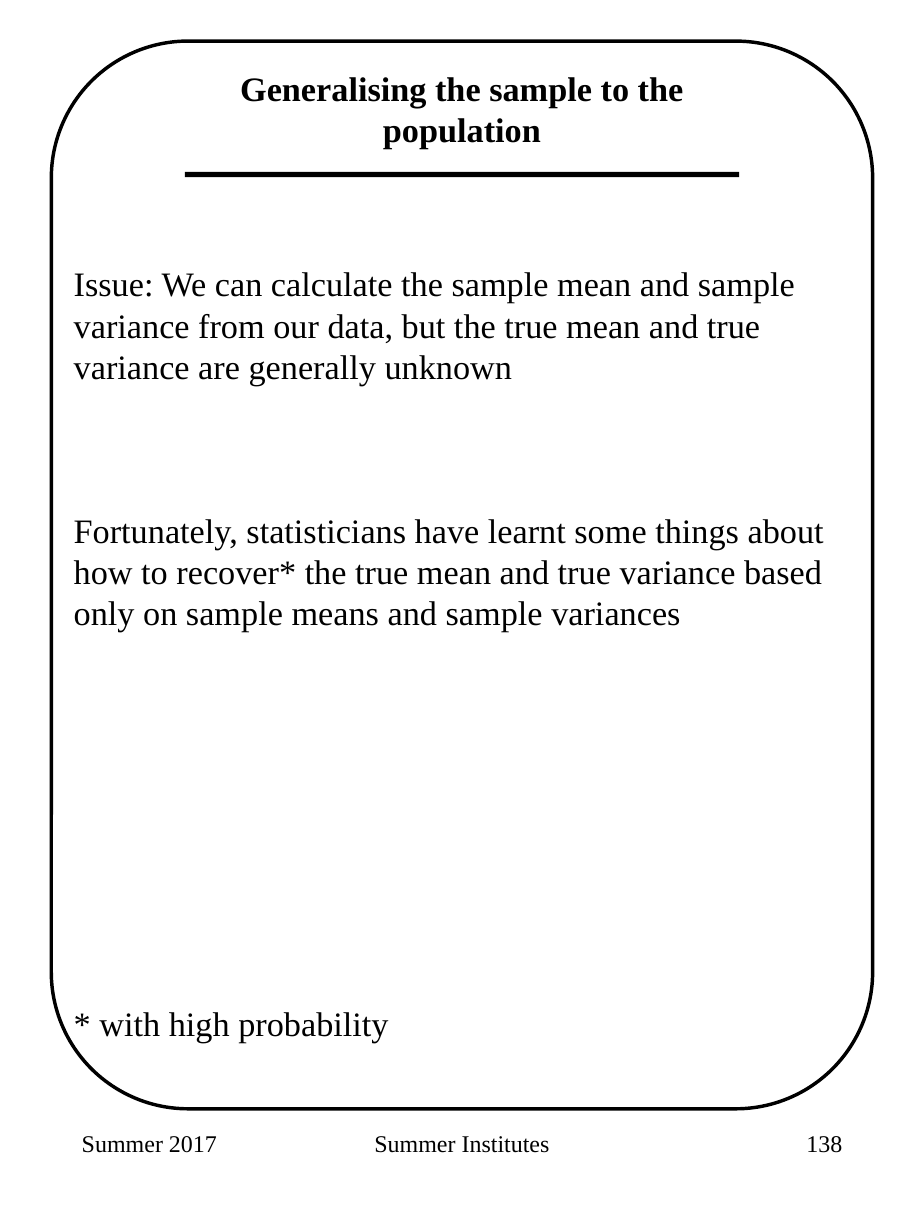
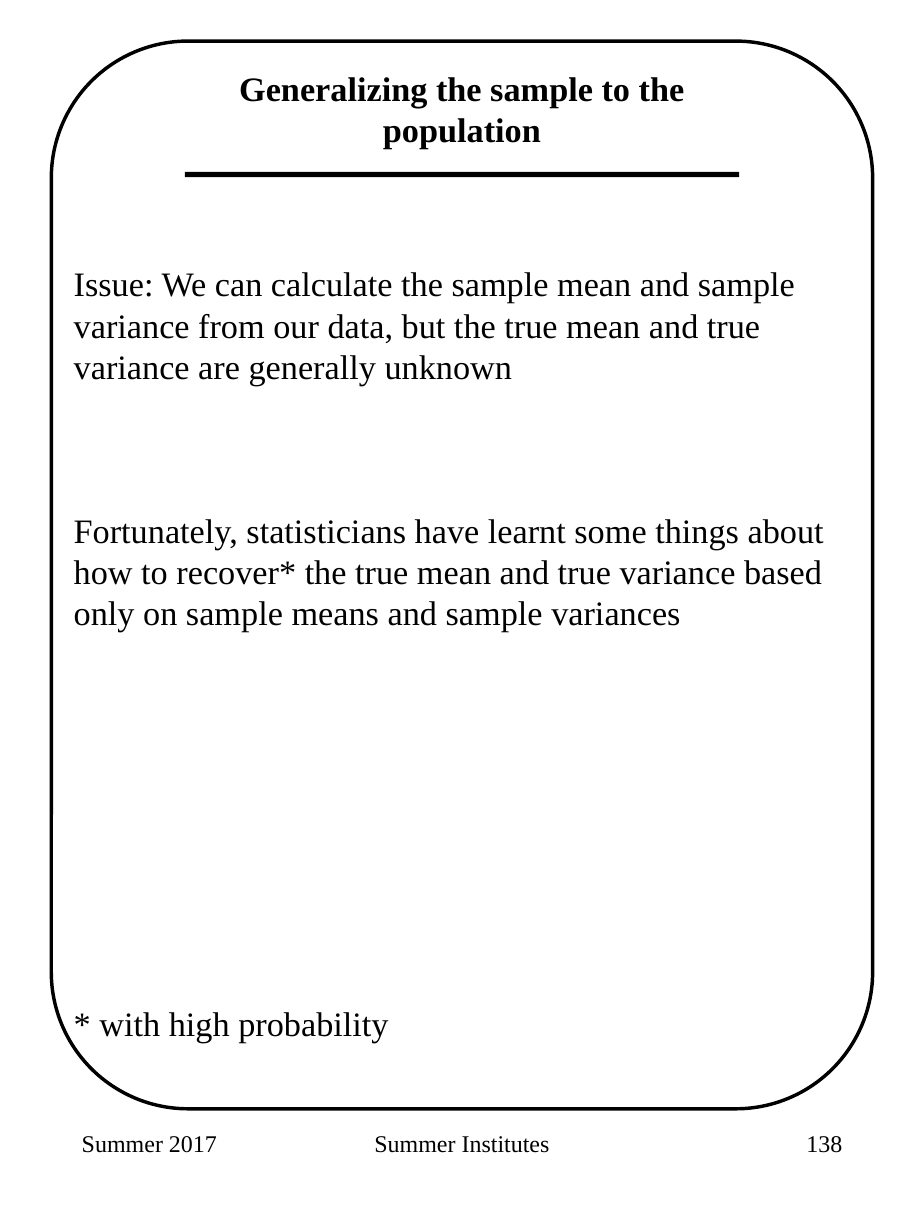
Before and after one commit to adw96/summer-institutes, a slide deck: slide 5 of 2018_sisg_1_5.pptx. Drawn at 924x1232 pixels with LibreOffice and Linux fonts; fonts in the diff are those of the drawing. Boxes give left, top, right and bottom in pixels: in the first picture for what was removed or moved away, otherwise in the second. Text is boxed around its words. In the diff, an @@ line names an element or a change of style, - is before the commit and + after.

```diff
--- a/2018_sisg_1_5.pptx
+++ b/2018_sisg_1_5.pptx
@@ text at bbox=[239, 77, 685, 149]: text changed @@
-Generalising the sample to the population
+Generalizing the sample to the population
```
Also in this commit, not shown: 4 other slides changed, 4 slides added, 5 other files.
